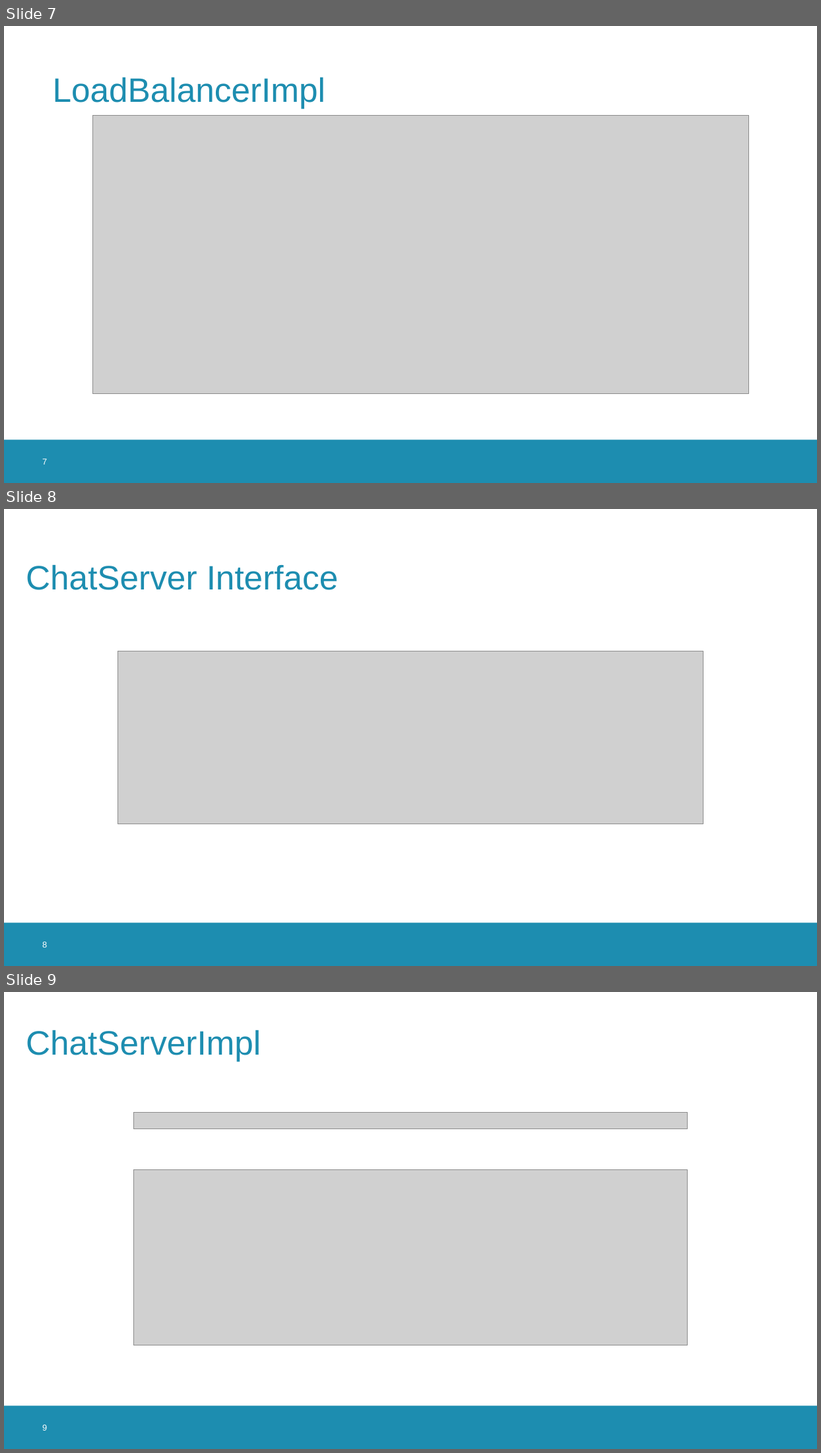
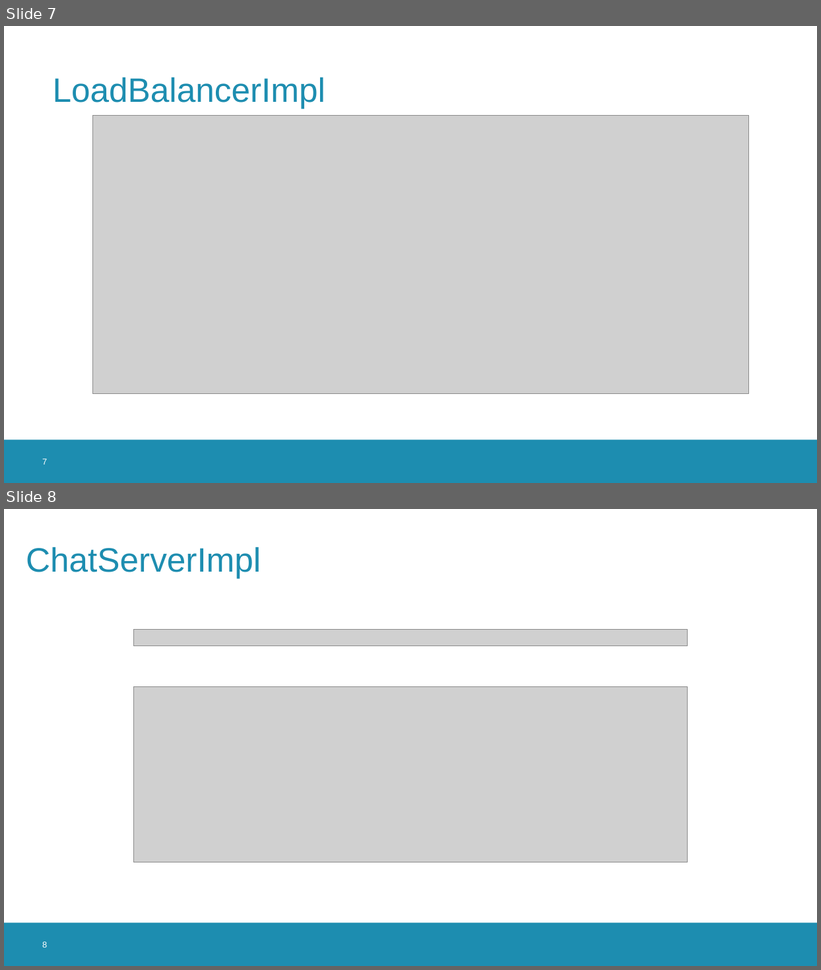
Before and after one commit to Benjamin4-23/secure_messaging_app, a slide deck: project_bulletin_board.pptx. Shown one above the other, each under a label of ours: slides 7, 8 and 9 before the commit, slides 7 and 8 after it. The pictures are 821x1453 and 821x970 pixels, drawn with LibreOffice and Linux fonts; fonts in the diff are those of the drawing; grey boxes stand for pictures; background and template pictures are left out. Boxes give left, top, right and bottom in pixels: in the first picture for what was removed or moved away, otherwise in the second. Text is boxed around its words. In the diff, an @@ line names an element or a change of style, - is before the commit and + after.

```diff
--- a/project_bulletin_board.pptx
+++ b/project_bulletin_board.pptx
@@ slide 8 removed at [4,509,817,966], background #FFFFFF; not listed: 1 template element that a slide beside it also shows @@
@@ title removed at [26,564,339,590] @@
-ChatServer Interface
@@ picture removed at [118,651,704,824] @@
@@ page number removed at [42,942,47,948] @@
-8
@@ what was slide 9 is now slide 8 @@
```
Also in this commit, not shown: 1 slide added, 1 other slide removed.
